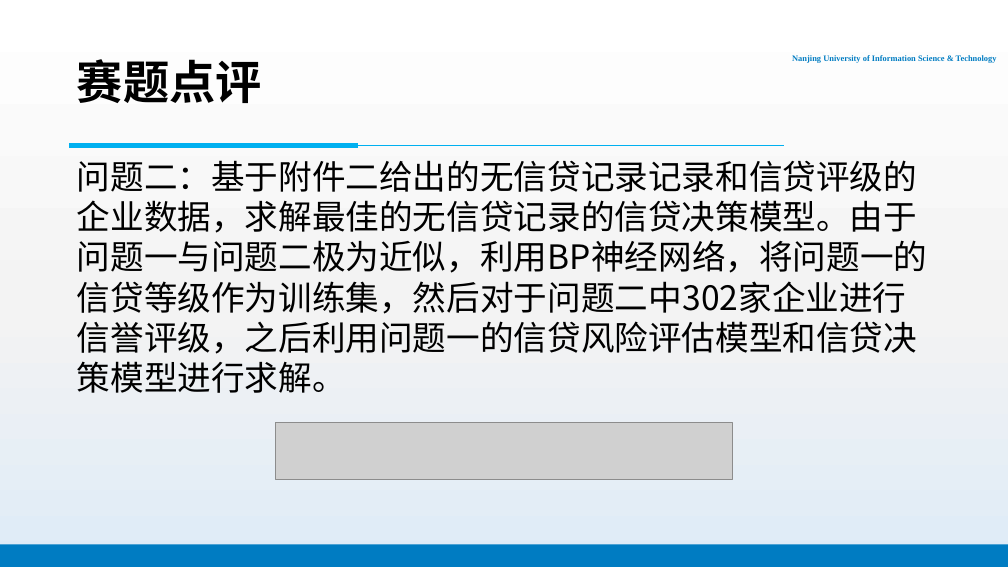
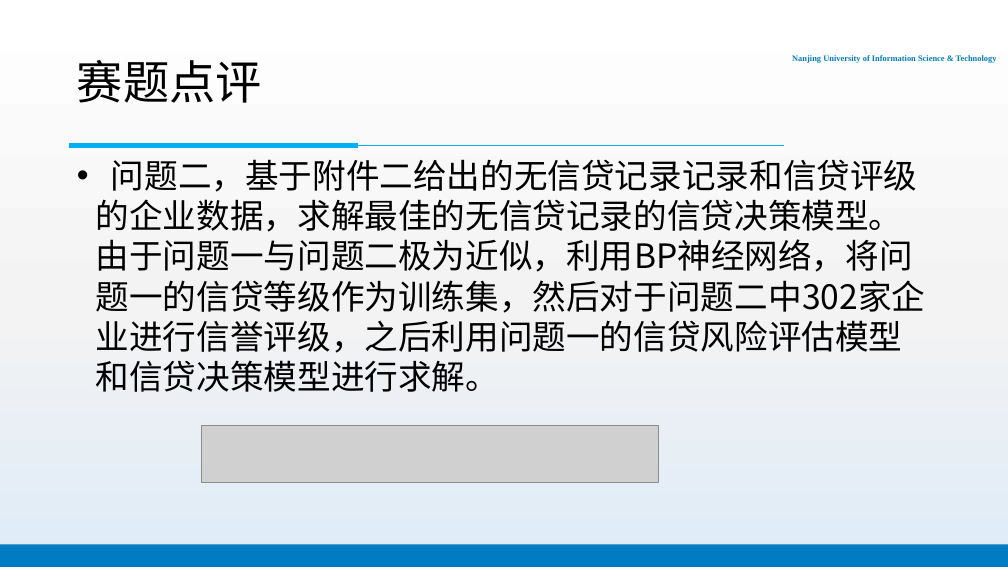
Before and after one commit to PhantomGMC/Week16-Math_model, a slide deck: slide 5 of 数模16周报告.pptx. Drawn at 1008x567 pixels with LibreOffice and Linux fonts; fonts in the diff are those of the drawing; grey boxes stand for pictures; background and template pictures are left out. Boxes give left, top, right and bottom in pixels: in the first picture for what was removed or moved away, otherwise in the second. Text is boxed around its words. In the diff, an @@ line names an element or a change of style, - is before the commit and + after.

```diff
--- a/数模16周报告.pptx
+++ b/数模16周报告.pptx
@@ title "赛题点评" at (77,60,262,103): bold off @@
@@ text at (96,159,926,392): text changed @@
-问题二：基于附件二给出的无信贷记录记录和信贷评级的企业数据，求解最佳的无信贷记录的信贷决策模型。由于问题一与问题二极为近似，利用BP神经网络，将问题一的信贷等级作为训练集，然后对于问题二中302家企业进行信誉评级，之后利用问题一的信贷风险评估模型和信贷决策模型进行求解。
+• 问题二，基于附件二给出的无信贷记录记录和信贷评级的企业数据，求解最佳的无信贷记录的信贷决策模型。由于问题一与问题二极为近似，利用BP神经网络，将问题一的信贷等级作为训练集，然后对于问题二中302家企业进行信誉评级，之后利用问题一的信贷风险评估模型和信贷决策模型进行求解。
@@ picture: place and size @@
-picture at (276,423,733,479)
+picture at (202,426,659,482)
```
Also in this commit, not shown: 6 other slides changed, 4 slides removed.
